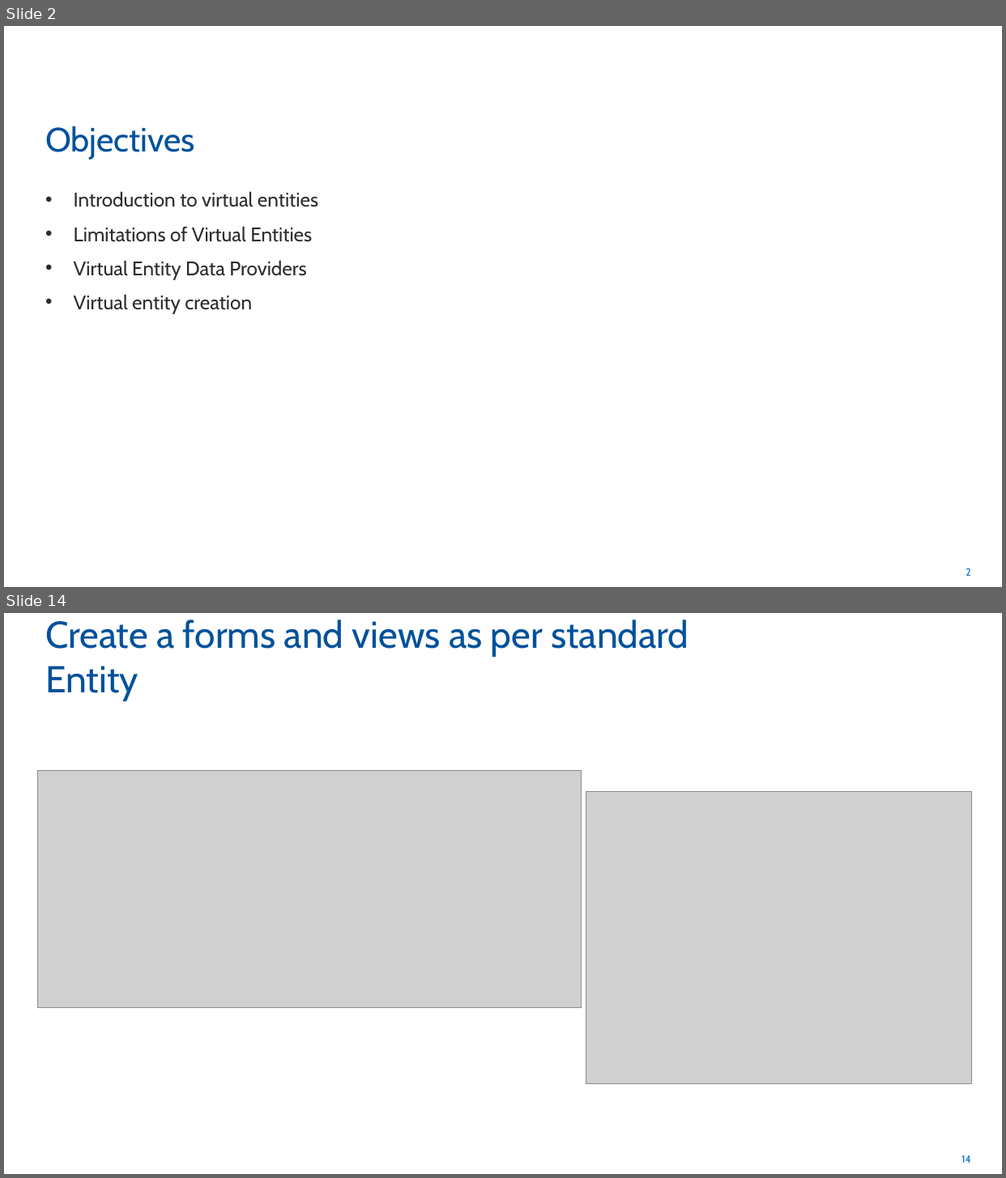
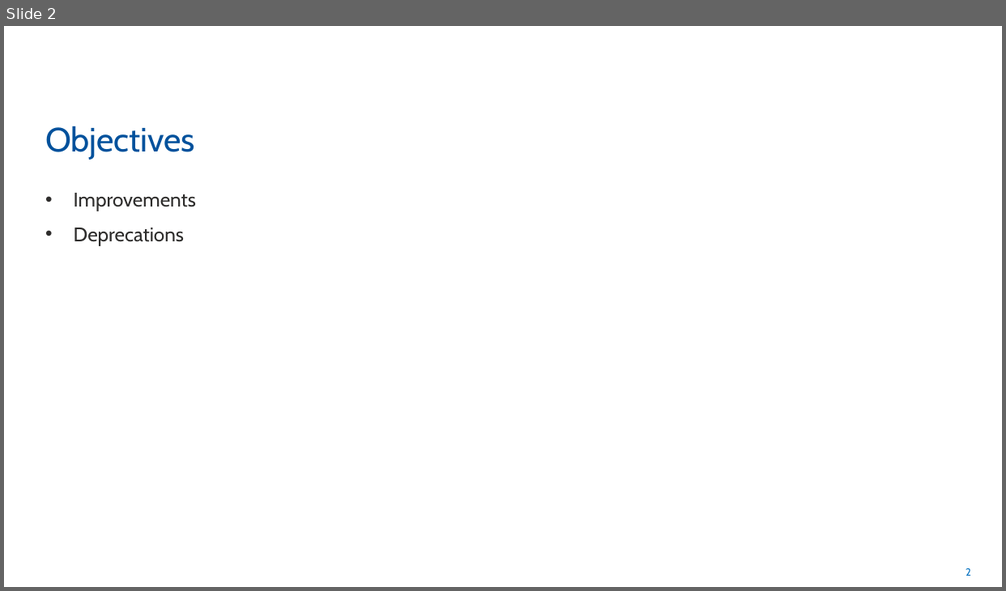
Before and after one commit to rogerhillgsy/CRMTraining, a slide deck: Documents/QA Powerpoints/Module 10.pptx. Shown one above the other, each under a label of ours: slides 2 and 14 before the commit, slide 2 after it; the slides between them are not shown. The pictures are 1006x1178 and 1006x591 pixels, drawn with LibreOffice and Linux fonts; fonts in the diff are those of the drawing; grey boxes stand for pictures. Boxes give left, top, right and bottom in pixels: in the first picture for what was removed or moved away, otherwise in the second. Text is boxed around its words. In the diff, an @@ line names an element or a change of style, - is before the commit and + after.

```diff
--- a/Documents/QA Powerpoints/Module 10.pptx
+++ b/Documents/QA Powerpoints/Module 10.pptx
@@ slide 14 removed at (4,613,1002,1174), background #FFFFFF; not listed: 1 template element that a slide beside it also shows @@
@@ title removed at (45,619,688,701) @@
-Create a forms and views as per standard Entity
@@ picture removed at (38,771,582,1008) @@
@@ picture removed at (586,792,972,1084) @@
@@ slide 2 changed as well @@
@@ text at (74,193,196,246): text changed @@
-• Introduction to virtual entities
-• Limitations of Virtual Entities
-• Virtual Entity Data Providers
-• Virtual entity creation
+• Improvements
+• Deprecations
```
Also in this commit, not shown: 4 other slides changed, 8 slides added, 9 other slides removed, 1 other file.
